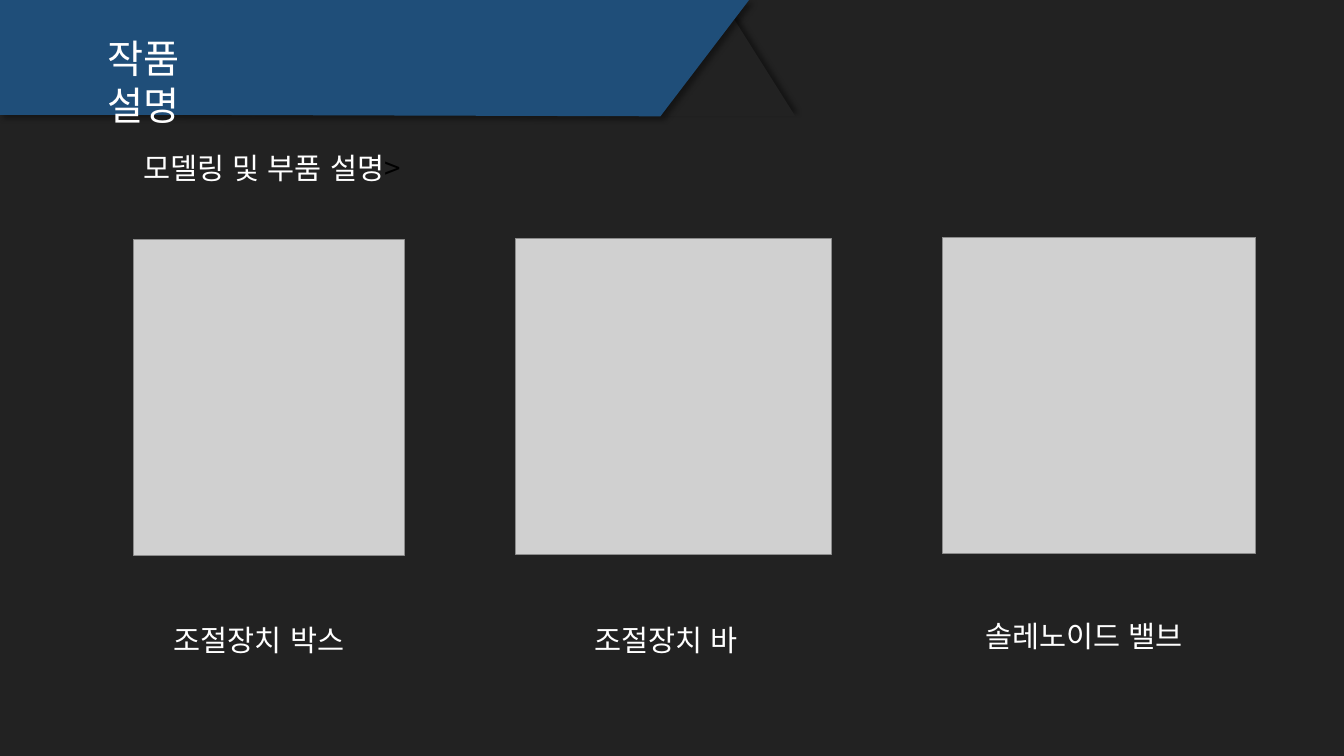
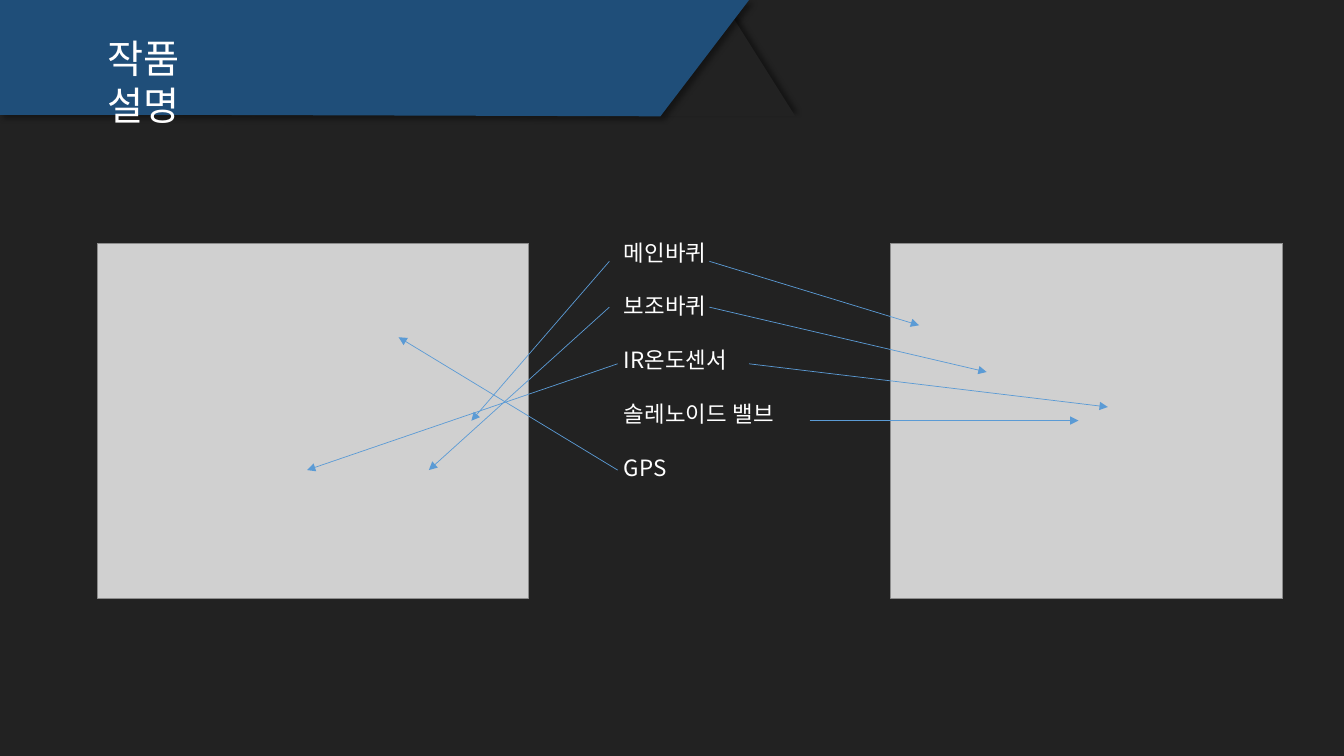
Before and after one commit to TRpop/GoRail, a slide deck: slide 14 of 중간발표/김동환 박규하 김현종 피피티 완.pptx. Drawn at 1344x756 pixels with LibreOffice and Linux fonts; fonts in the diff are those of the drawing; grey boxes stand for pictures. Boxes give left, top, right and bottom in pixels: in the first picture for what was removed or moved away, otherwise in the second. Text is boxed around its words. In the diff, an @@ line names an element or a change of style, - is before the commit and + after.

```diff
--- a/중간발표/김동환 박규하 김현종 피피티 완.pptx
+++ b/중간발표/김동환 박규하 김현종 피피티 완.pptx
@@ text removed at box(143, 154, 401, 182) @@
-모델링 및 부품 설명>
@@ picture removed at box(515, 238, 831, 555) @@
@@ text "메인바퀴": place and size @@
-text "메인바퀴" at box(985, 622, 1183, 650)
+text "메인바퀴" at box(624, 242, 774, 477)
@@ picture: place and size @@
-picture at box(133, 239, 404, 556)
+picture at box(98, 243, 528, 598)
@@ arrow added from (610, 261) to (472, 420), #5B9BD5 0.5 pt @@
@@ text at box(624, 242, 727, 370): paragraphs added @@
+메인바퀴
+보조바퀴
+IR온도센서
@@ arrow added from (710, 261) to (920, 326), #5B9BD5 0.5 pt @@
@@ picture: place and size @@
-picture at box(943, 237, 1256, 554)
+picture at box(891, 243, 1284, 598)
@@ arrow added from (610, 308) to (429, 470), #5B9BD5 0.5 pt @@
@@ arrow added from (710, 308) to (987, 372), #5B9BD5 0.5 pt @@
@@ arrow added from (618, 470) to (398, 338), #5B9BD5 0.5 pt @@
@@ arrow added from (618, 364) to (308, 470), #5B9BD5 0.5 pt @@
@@ arrow added from (749, 364) to (1108, 407), #5B9BD5 0.5 pt @@
@@ text at box(624, 403, 774, 424): size 21 to 16 pt in "솔레노이드 밸브" @@
@@ arrow added from (810, 420) to (1079, 420), #5B9BD5 0.5 pt @@
@@ text at box(624, 459, 667, 477): paragraph added @@
+GPS
@@ text removed at box(174, 626, 344, 654) @@
-조절장치 박스
@@ text removed at box(594, 626, 737, 654) @@
-조절장치 바
```
Also in this commit, not shown: 3 other slides changed, 1 slide added, 2 slides removed, 7 other files.
